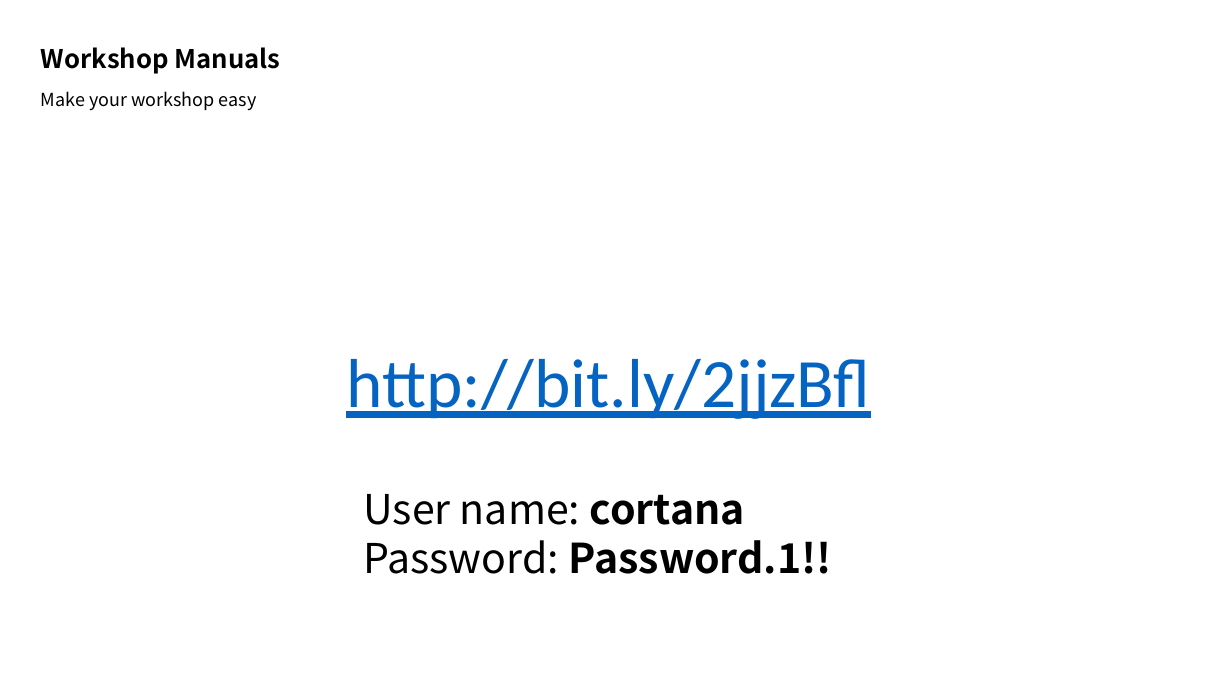
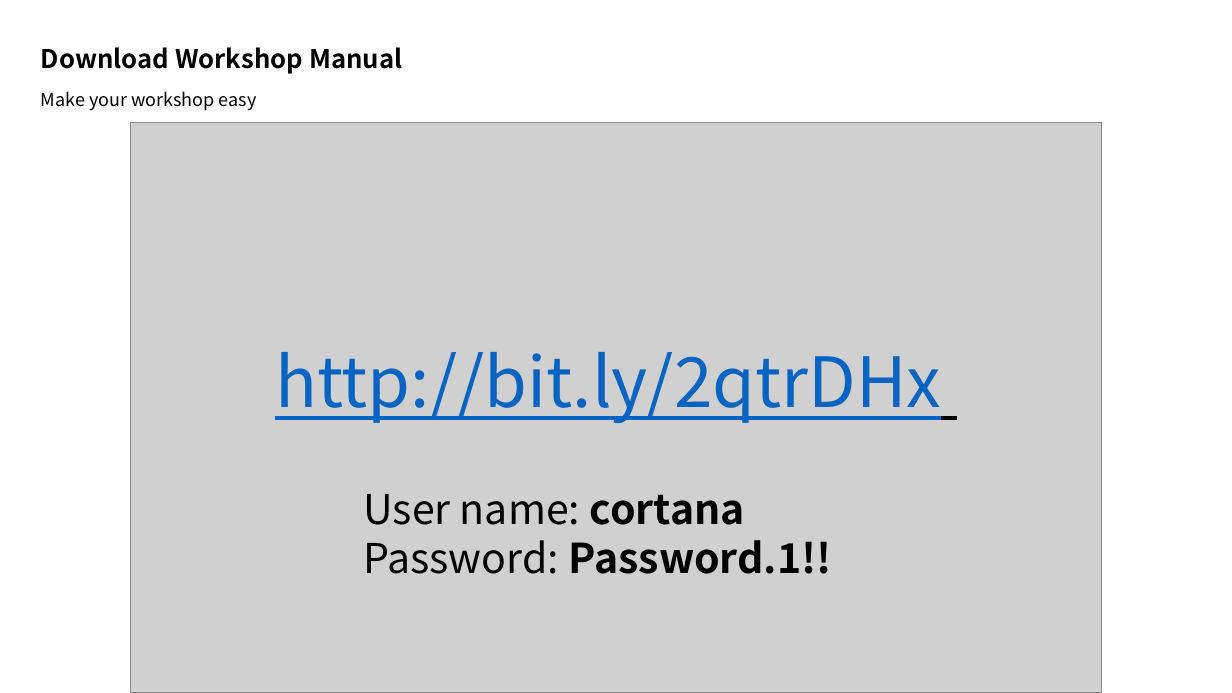
Before and after one commit to xlegend1024/CortanaIntelligenceSuiteWorkshopManual2Hrlong, a slide deck: slide 7 of Download/1. Worksop Scenario Overview.pptx (slide 8 before the commit). Drawn at 1232x693 pixels with LibreOffice and Linux fonts; fonts in the diff are those of the drawing; grey boxes stand for pictures. Boxes give left, top, right and bottom in pixels: in the first picture for what was removed or moved away, otherwise in the second. Text is boxed around its words. In the diff, an @@ line names an element or a change of style, - is before the commit and + after.

```diff
--- a/Download/1. Worksop Scenario Overview.pptx
+++ b/Download/1. Worksop Scenario Overview.pptx
@@ title at [41, 47, 402, 74]: text changed @@
-Workshop Manuals
+Download Workshop Manual
@@ picture added at [131, 123, 1102, 693] @@
@@ text at [275, 352, 941, 423]: text changed; font Calibri to Noto Sans CJK KR @@
-http://bit.ly/2jjzBfl
+http://bit.ly/2qtrDHx
```
Also in this commit, not shown: 9 other slides changed, 6 slides added, 2 slides removed, 1 other file.
